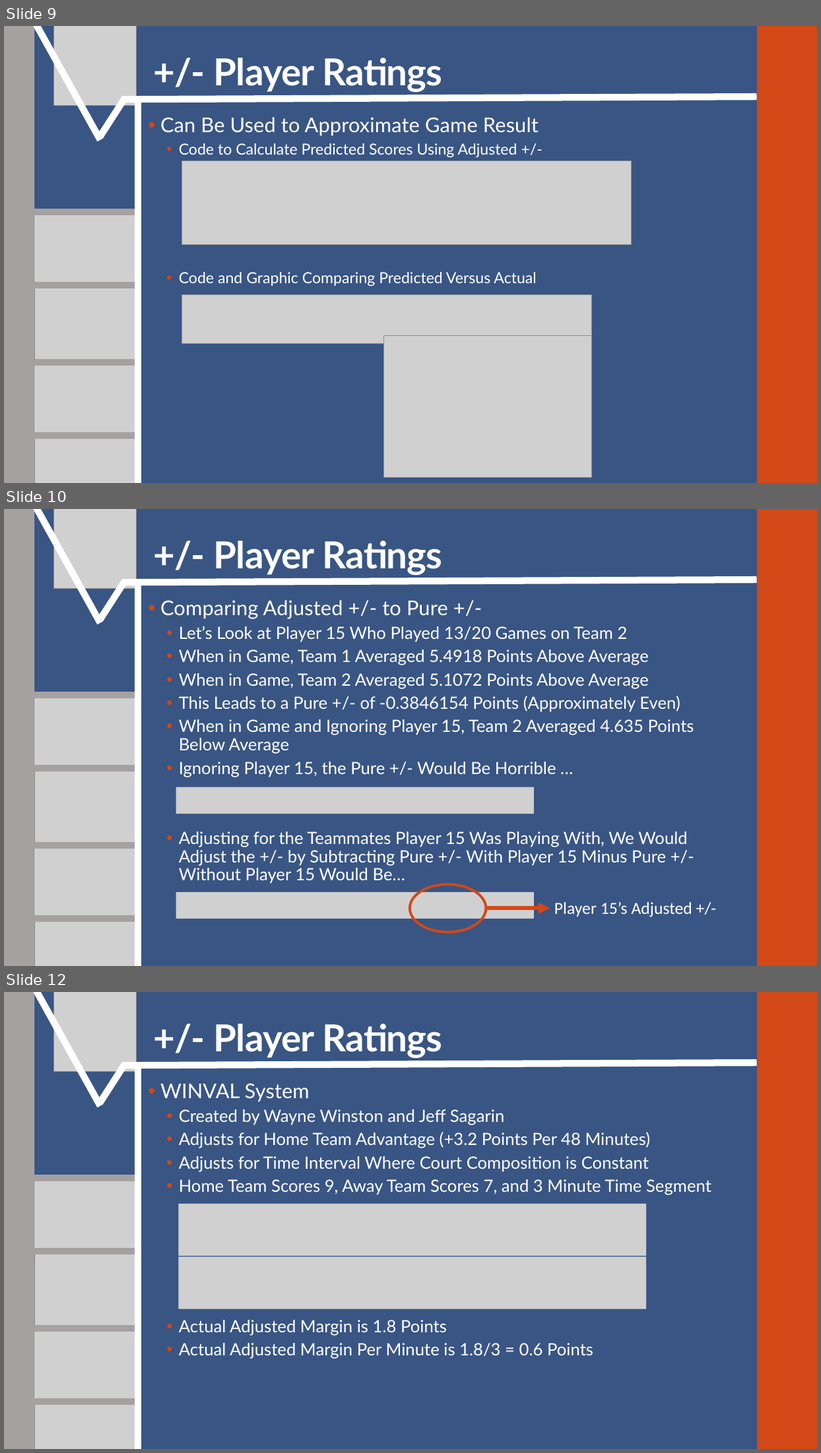
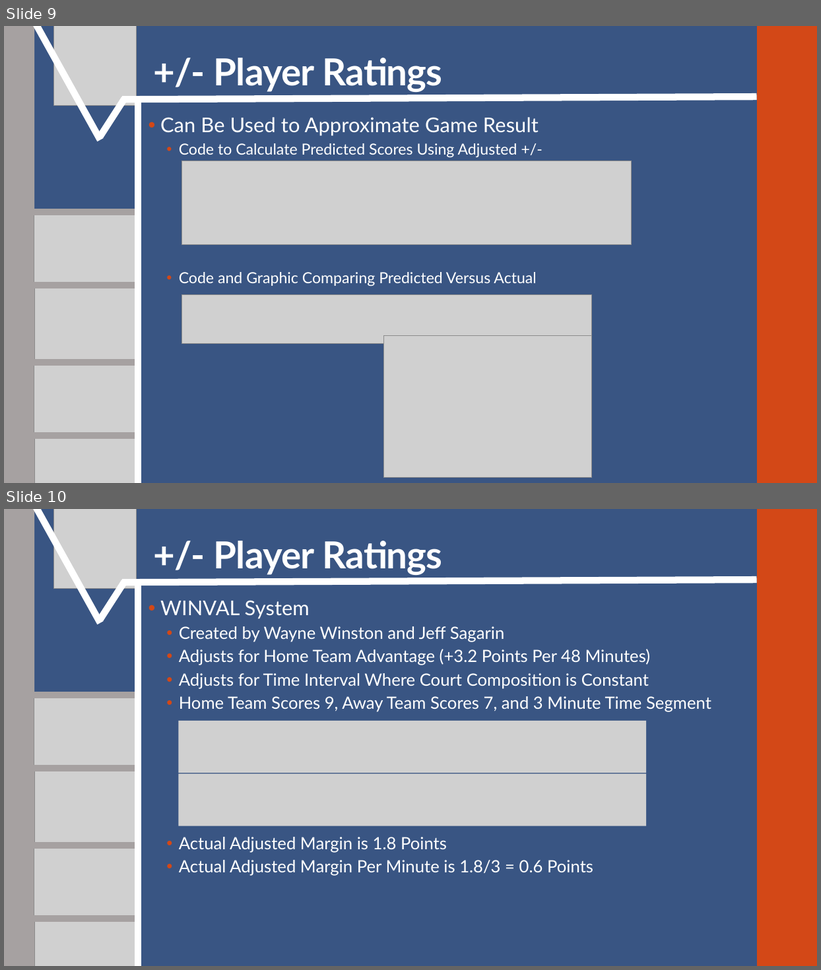
Before and after one commit to SuperMarioGiacomazzo/STOR538_WEBSITE, a slide deck: Slides/Basketball 2/Basketball_2_Lecture.pptx. Shown one above the other, each under a label of ours: slides 9, 10 and 12 before the commit, slides 9 and 10 after it; the slides between them are not shown. The pictures are 821x1453 and 821x970 pixels, drawn with LibreOffice and Linux fonts; fonts in the diff are those of the drawing; grey boxes stand for pictures. Boxes give left, top, right and bottom in pixels: in the first picture for what was removed or moved away, otherwise in the second. Text is boxed around its words. In the diff, an @@ line names an element or a change of style, - is before the commit and + after.

```diff
--- a/Slides/Basketball 2/Basketball_2_Lecture.pptx
+++ b/Slides/Basketball 2/Basketball_2_Lecture.pptx
@@ slide 10 removed at bbox=[4, 509, 817, 966], background #395583; not listed: 2 template elements that a slide beside it also shows @@
@@ line removed from (33, 509) to (100, 623) @@
@@ picture removed at bbox=[54, 509, 136, 588] @@
@@ title removed at bbox=[213, 541, 442, 575] @@
-+/- Player Ratings
@@ line removed from (100, 619) to (125, 582) @@
@@ line removed from (122, 582) to (757, 580) @@
@@ line removed from (138, 966) to (138, 582) @@
@@ text removed at bbox=[160, 600, 694, 884] @@
-• Comparing Adjusted +/- to Pure +/-
-  • Let’s Look at Player 15 Who Played 13/20 Games on Team 2
-  • When in Game, Team 1 Averaged 5.4918 Points Above Average
-  • When in Game, Team 2 Averaged 5.1072 Points Above Average
-  • This Leads to a Pure +/- of -0.3846154 Points (Approximately Even)
-  • When in Game and Ignoring Player 15, Team 2 Averaged 4.635 Points Below Average
-  • Ignoring Player 15, the Pure +/- Would Be Horrible …
-  • Adjusting for the Teammates Player 15 Was Playing With, We Would Adjust the +/- by Subtracting Pure +/- With Player 15 Minus Pure +/- Without Player 15 Would Be…
@@ line removed from (29, 695) to (135, 695) @@
@@ picture removed at bbox=[34, 697, 141, 771] @@
@@ line removed from (28, 768) to (135, 768) @@
@@ picture removed at bbox=[34, 771, 141, 846] @@
@@ picture removed at bbox=[176, 787, 534, 814] @@
@@ line removed from (29, 846) to (135, 846) @@
@@ line removed from (29, 846) to (135, 846) @@
@@ picture removed at bbox=[34, 848, 141, 922] @@
@@ ellipse removed at bbox=[410, 885, 486, 932] @@
@@ picture removed at bbox=[176, 892, 534, 920] @@
@@ text removed at bbox=[554, 902, 692, 918] @@
-Player 15’s Adjusted +/-
@@ line removed from (28, 919) to (135, 919) @@
@@ picture removed at bbox=[34, 922, 141, 966] @@
@@ arrow removed from (486, 908) to (550, 908) @@
@@ what was slide 12 is now slide 10 @@
```
Also in this commit, not shown: 3 slides changed, 1 slide added, 2 other slides removed, 6 other files.
